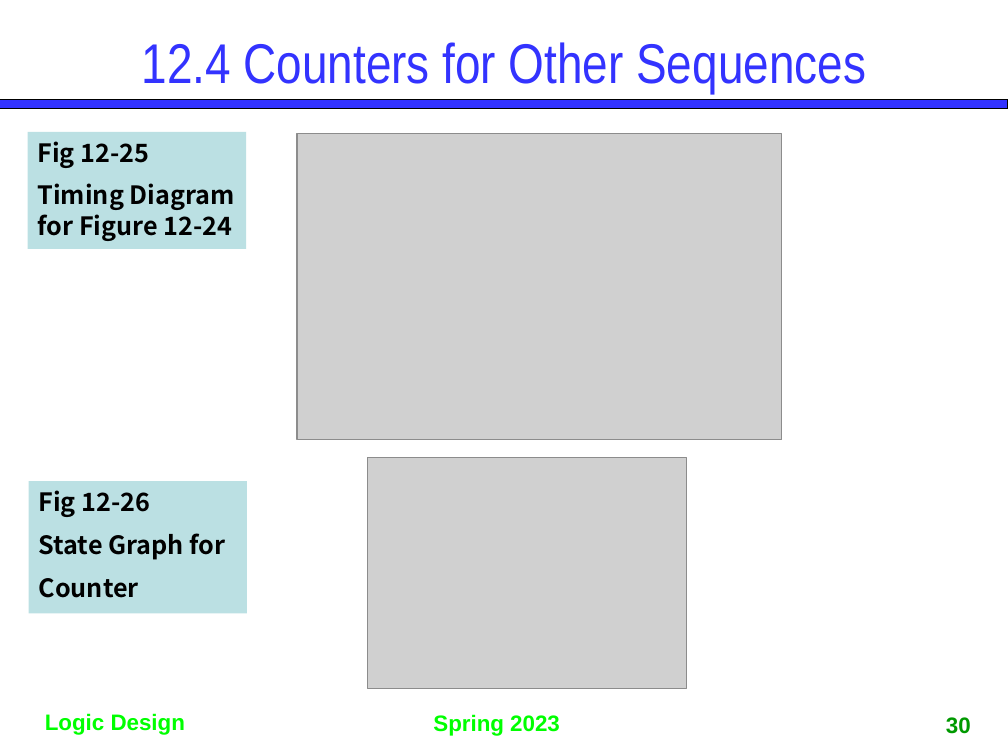
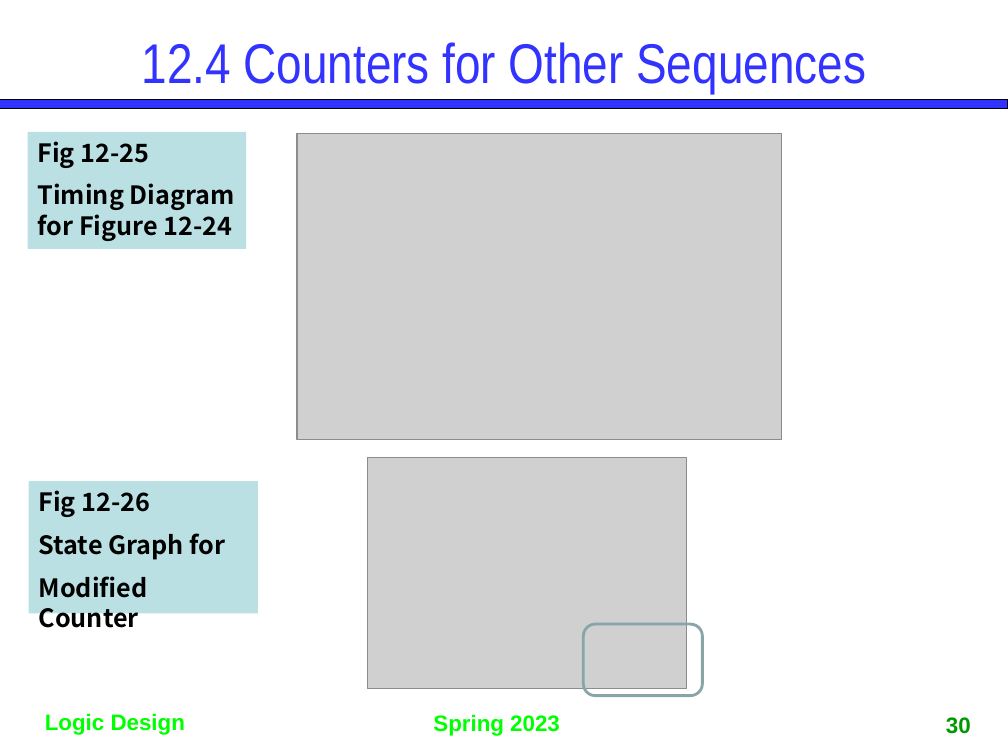
Before and after one commit to gdlee412/Logic-Circuits, a slide deck: slide 30 of 자료/Ch12. Registers_Counters.pptx. Drawn at 1008x756 pixels with LibreOffice and Linux fonts; fonts in the diff are those of the drawing; grey boxes stand for pictures. Boxes give left, top, right and bottom in pixels: in the first picture for what was removed or moved away, otherwise in the second. Text is boxed around its words. In the diff, an @@ line names an element or a change of style, - is before the commit and + after.

```diff
--- a/자료/Ch12. Registers_Counters.pptx
+++ b/자료/Ch12. Registers_Counters.pptx
@@ rectangle "Fig 12-26": place and size @@
-rectangle "Fig 12-26" at (28, 481, 247, 613)
+rectangle "Fig 12-26" at (28, 481, 257, 613)
@@ text in rectangle at (39, 576, 148, 633): text changed @@
-Counter
+Modified Counter
@@ rounded rectangle added at (584, 624, 703, 696), outline #8AA6A8 2 pt @@
```
Also in this commit, not shown: 5 other slides changed.
